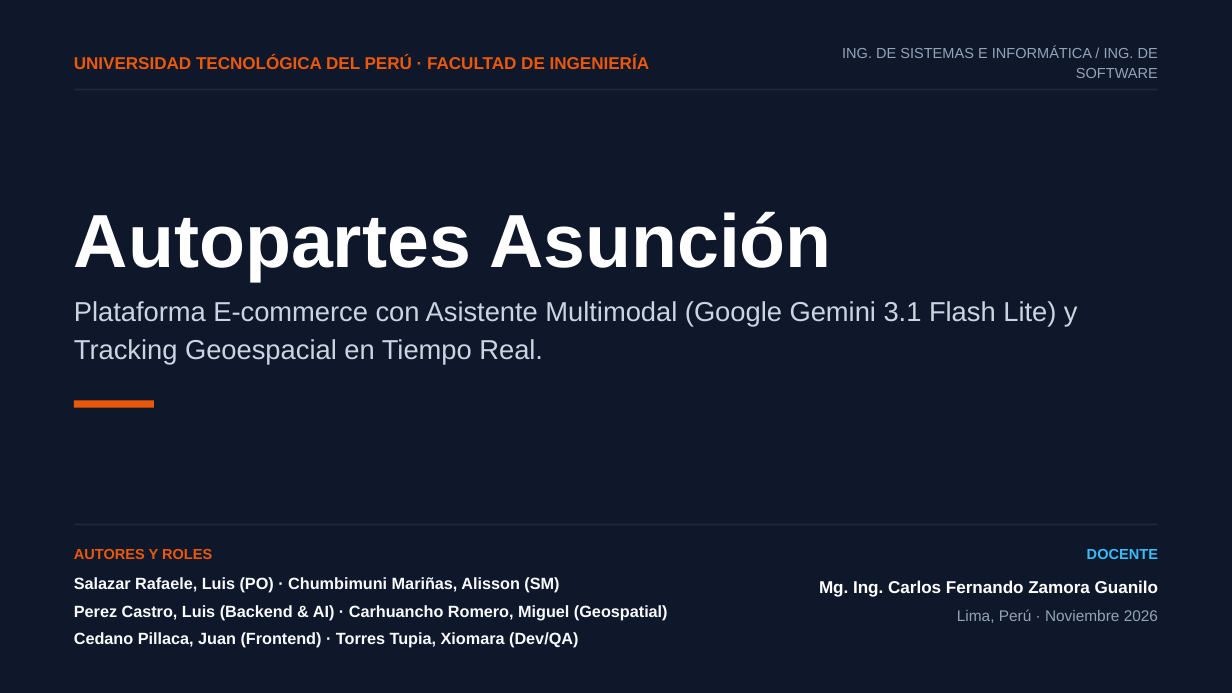
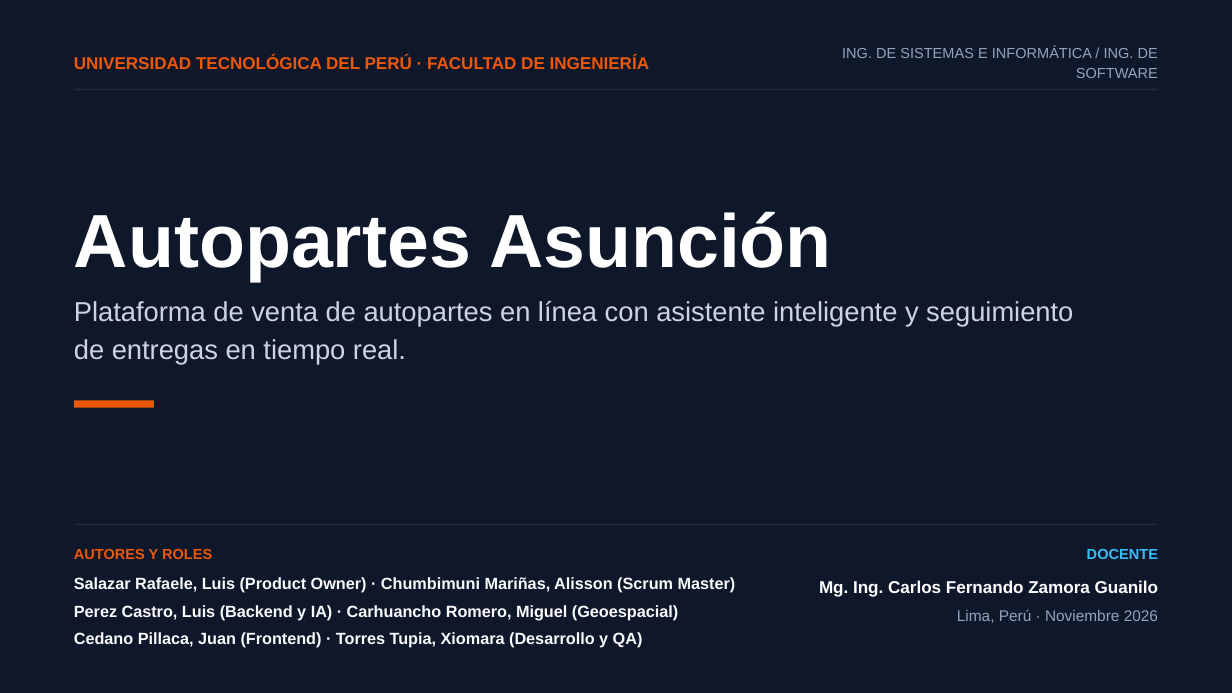
Before and after one commit to Scrasher18/Asuncion-ERP, a slide deck: slide 1 of Autopartes_Asuncion.pptx. Drawn at 1232x693 pixels with LibreOffice and Linux fonts; fonts in the diff are those of the drawing. Boxes give left, top, right and bottom in pixels: in the first picture for what was removed or moved away, otherwise in the second. Text is boxed around its words. In the diff, an @@ line names an element or a change of style, - is before the commit and + after.

```diff
--- a/Autopartes_Asuncion.pptx
+++ b/Autopartes_Asuncion.pptx
@@ text at bbox=[74, 301, 1073, 365]: text changed @@
-Plataforma E-commerce con Asistente Multimodal (Google Gemini 3.1 Flash Lite) y Tracking Geoespacial en Tiempo Real.
+Plataforma de venta de autopartes en línea con asistente inteligente y seguimiento de entregas en tiempo real.
@@ text at bbox=[74, 577, 736, 648]: text changed @@
-Salazar Rafaele, Luis (PO) · Chumbimuni Mariñas, Alisson (SM)
-Perez Castro, Luis (Backend & AI) · Carhuancho Romero, Miguel (Geospatial)
-Cedano Pillaca, Juan (Frontend) · Torres Tupia, Xiomara (Dev/QA)
+Salazar Rafaele, Luis (Product Owner) · Chumbimuni Mariñas, Alisson (Scrum Master)
+Perez Castro, Luis (Backend y IA) · Carhuancho Romero, Miguel (Geoespacial)
+Cedano Pillaca, Juan (Frontend) · Torres Tupia, Xiomara (Desarrollo y QA)
```
Also in this commit, not shown: 4 other slides changed, 1 slide added, 1 slide removed.
